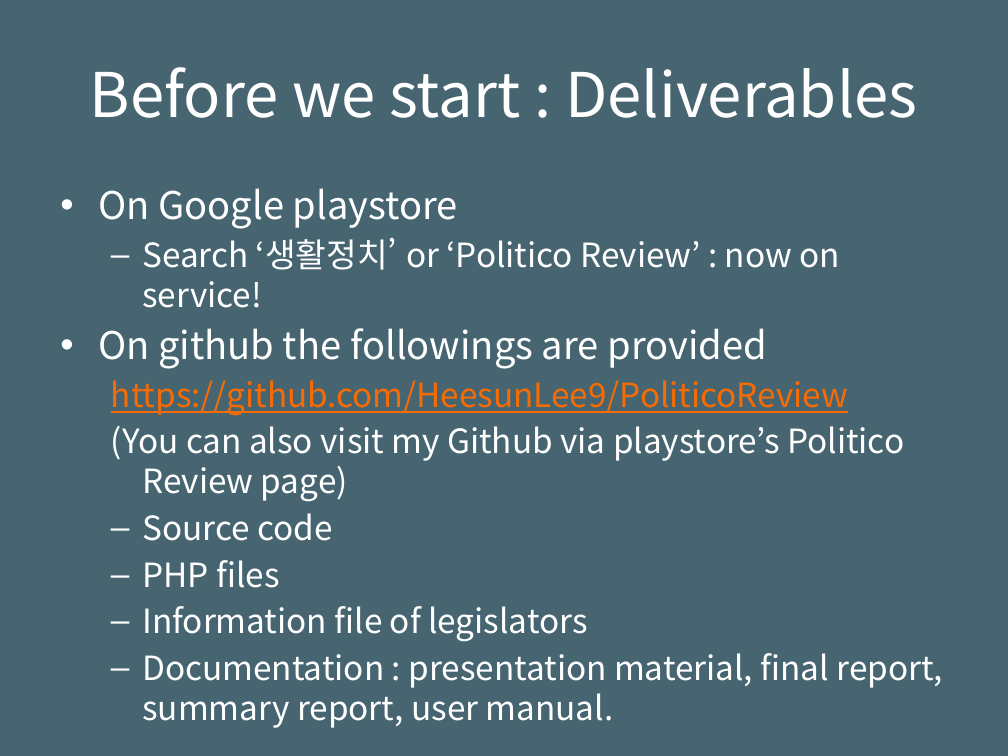
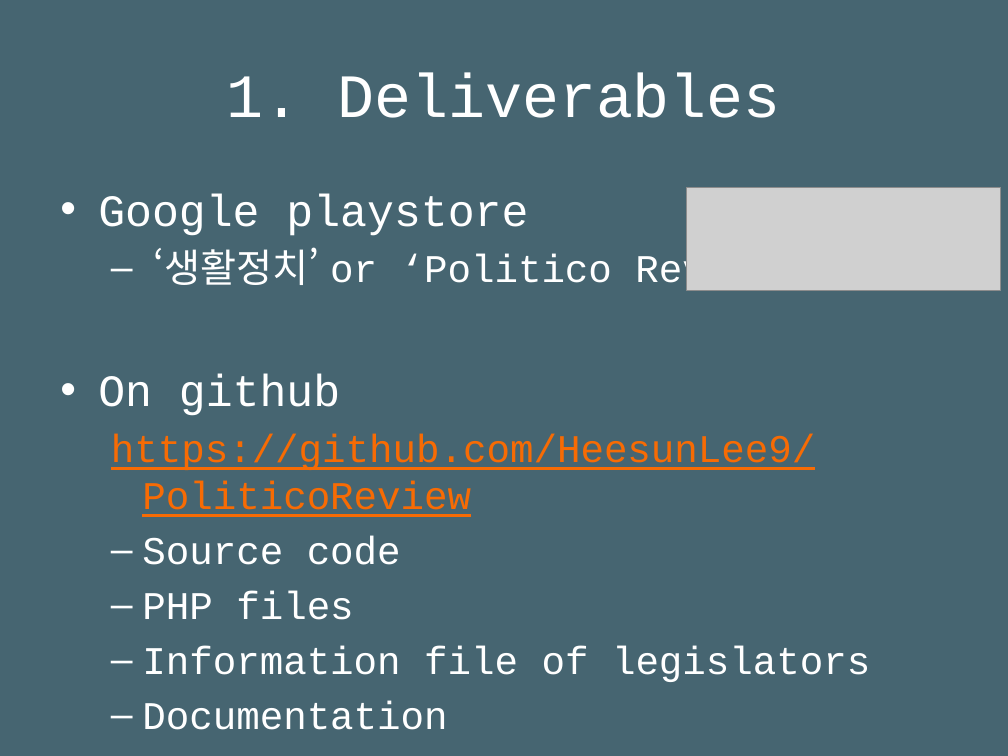
Before and after one commit to csheesun/Politico-Review, a slide deck: slide 2 of PoliticoReview_docs/발표자료(Presentation Meterials)_1410641_이희선.pptx. Drawn at 1008x756 pixels with LibreOffice and Linux fonts; fonts in the diff are those of the drawing; grey boxes stand for pictures. Boxes give left, top, right and bottom in pixels: in the first picture for what was removed or moved away, otherwise in the second. Text is boxed around its words. In the diff, an @@ line names an element or a change of style, - is before the commit and + after.

```diff
--- a/PoliticoReview_docs/발표자료(Presentation Meterials)_1410641_이희선.pptx
+++ b/PoliticoReview_docs/발표자료(Presentation Meterials)_1410641_이희선.pptx
@@ title at [226, 74, 780, 118]: text changed; font Noto Sans CJK KR to Courier New @@
-Before we start : Deliverables
+1. Deliverables
@@ text at [98, 194, 799, 416]: text changed; size 27.2 to 28 pt; font Noto Sans CJK KR to Courier New @@
-• On Google playstore
-  – Search ‘생활정치’ or ‘Politico Review’ : now on service!
-• On github the followings are provided
+• Google playstore
+  – ‘생활정치’ or ‘Politico Review’
+• On github
@@ picture added at [686, 187, 1001, 290] @@
@@ text at [111, 426, 904, 502]: paragraph removed @@
-  (You can also visit my Github via playstore’s Politico Review page)
@@ text at [111, 434, 870, 682]: size 23.8 to 28 pt, font Noto Sans CJK KR to Courier New in "https://github.com/HeesunLee9/PoliticoReview", "Source code", "PHP files", "Information file of legislators" @@
@@ text at [142, 653, 943, 688]: text changed; size 23.8 to 28 pt; font Noto Sans CJK KR to Courier New @@
-  – Documentation : presentation material, final report, summary report, user manual.
+  – Documentation
```
Also in this commit, not shown: 7 other slides changed, 1 slide added, 1 slide removed, 13 other files.
